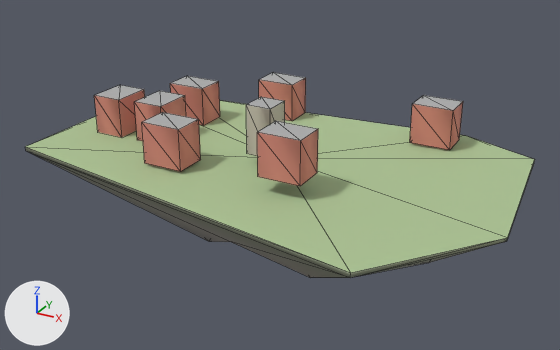
One commit to the glTF model godot_project/remake/sky/islands/SKY-038.lod2.glb: the scene before it, then after it.
One viewpoint serves both versions: a 50 mm camera at (145.0, -265.0, 124.0) aimed at (1.0, -2.0, -7.0). The lights are fixed; the arrows at lower left show +X, +Y and +Z. The first picture is the older version. Mesh edges are drawn as thin lines. Vertices at exactly the same position are counted once.

Before the edit, the objects in view are built like this:
```python
me_buildings = bpy.data.meshes.new('buildings')
me_buildings.from_pydata(...)  # 64 vertices, 80 faces; spans x -87.6..60.2, y -34.9..56.2, z -0.3..25.8
me_buildings.materials.append(mat_sky_lod_bldg)
me_deck = bpy.data.meshes.new('deck')
me_deck.from_pydata(...)  # 8 vertices, 7 faces; spans x -103.0..101.0, y -72.0..63.0, z 0.0
me_deck.materials.append(mat_sky_deck)
me_rock = bpy.data.meshes.new('rock')
me_rock.from_pydata(...)  # 27 vertices, 45 faces; spans x -103.0..101.0, y -72.0..63.0, z -46.0..0.0
me_rock.materials.append(mat_sky_rock)
ob_buildings = bpy.data.objects.new('buildings', me_buildings)
ob_buildings.location = (0.0, 0.0, 0.0)
ob_deck = bpy.data.objects.new('deck', me_deck)
ob_deck.location = (0.0, 0.0, 0.0)
ob_rock = bpy.data.objects.new('rock', me_rock)
ob_rock.location = (0.0, 0.0, 0.0)
```
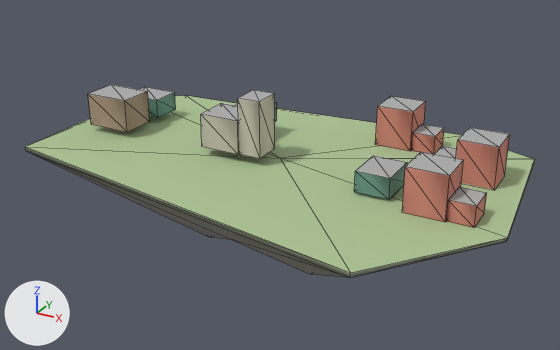
What changed in the scene script:
```text
Change me_buildings:
    used by ob_buildings; location = (0.0, 0.0, 0.0)
    remove me_buildings.from_pydata(...)  # 64 vertices, 80 faces; spans x -87.6..60.2, y -34.9..56.2, z -0.3..25.8
    add me_buildings.from_pydata(...)  # 96 vertices, 120 faces; spans x -91.3..89.2, y -24.7..48.6, z -0.4..27.9
    me_buildings part 1: the loose piece of 8 vertices spanning x -8.3..2.7, y -13.6..-1.6, z 4.8..25.8 is scaled about its middle by (0.909, 1.04, 1.15), then moved by (-4.7, 0.8, 0.4)
    me_buildings part 2: the loose piece of 8 vertices spanning x -44.3..-26.3, y -34.9..-20.9, z 1.2..19.0 is scaled about its middle by (1, 1.14, 0.82), then moved by (13.8, 22.4, 0.8)
    me_buildings part 3: the loose piece of 8 vertices spanning x 42.2..60.2, y 40.0..54.0, z 0.9..18.7 is scaled about its middle by (0.889, 1.14, 1), then moved by (-13.9, -6.4, -0.8)
    me_buildings part 4: the loose piece of 8 vertices spanning x -35.1..-17.1, y 42.2..56.2, z -0.1..17.7 is scaled about its middle by (0.556, 0.893, 0.461), then moved by (76.4, -9.3, -4.7)
    me_buildings part 5: the loose piece of 8 vertices spanning x 9.3..27.3, y -34.9..-20.9, z 6.6..24.4 is scaled about its middle by (0.889, 1.14, 1), then moved by (52.9, 11.2, -6.5)
    me_buildings part 6: the loose piece of 8 vertices spanning x -64.9..-50.9, y -13.6..4.4, z 0.4..18.2 is scaled about its middle by (0.714, 0.694, 0.461), then moved by (142.1, -12.8, -5.1)
    me_buildings part 7: the loose piece of 8 vertices spanning x -68.0..-50.0, y 16.5..30.5, z 0.1..17.9 is scaled about its middle by (0.889, 1.14, 1), then moved by (138.0, -4.6, -0.5)
    me_buildings part 8: the loose piece of 8 vertices spanning x -87.6..-73.7, y -13.6..4.4, z -0.3..17.5 is scaled about its middle by (0.714, 0.694, 0.461), then moved by (146.6, 24.3, -4.9)
    me_buildings part 9: the loose piece of 8 vertices spanning x -87.6..-73.7, y -13.6..4.4, z -0.3..17.5 is copied, and the copy is scaled about its middle by (1.5, 0.889, 0.82), then moved by (-0.2, -0.9, 1.7); it spans x -91.3..-70.3, y -13.5..2.5, z 3.0..17.6
    me_buildings part 10: the loose piece of 8 vertices spanning x -35.1..-17.1, y 42.2..56.2, z -0.1..17.7 is copied, and the copy is scaled about its middle by (0.778, 1.25, 0.483), then moved by (3.1, -32.8, 1.3); it spans x -30.0..-16.0, y 7.7..25.2, z 5.7..14.3
    me_buildings part 11: the loose piece of 8 vertices spanning x 9.3..27.3, y -34.9..-20.9, z 6.6..24.4 is copied, and the copy is scaled about its middle by (0.778, 1.25, 0.483), then moved by (30.5, 17.9, -10.3); it spans x 41.8..55.8, y -18.8..-1.3, z 0.9..9.5
    me_buildings part 12: the loose piece of 8 vertices spanning x -87.6..-73.7, y -13.6..4.4, z -0.3..17.5 is copied, and the copy is scaled about its middle by (1.25, 0.778, 0.483), then moved by (2.0, 19.8, -1.1); it spans x -87.4..-69.9, y 8.2..22.2, z 3.2..11.8
```

Location of each change, [x1, y1, x2, y2] in pixels of the pictures (560 x 350 px; the box of a moved part takes in the faces that stretch with it):
'buildings', reshaped (14% wider, 26% taller)
    before: [94, 73, 463, 186]
    after: [88, 85, 510, 228]
part 1 of me_buildings, moved or reshaped
    before: [246, 97, 285, 156]
    after: [238, 90, 275, 159]
part 2 of me_buildings, moved or reshaped
    before: [142, 112, 201, 172]
    after: [201, 103, 239, 155]
part 3 of me_buildings, moved or reshaped
    before: [410, 95, 463, 150]
    after: [375, 96, 426, 151]
part 4 of me_buildings, moved or reshaped
    before: [259, 73, 306, 121]
    after: [411, 124, 444, 154]
part 5 of me_buildings, moved or reshaped
    before: [257, 121, 318, 186]
    after: [402, 152, 464, 222]
part 6 of me_buildings, moved or reshaped
    before: [135, 91, 186, 141]
    after: [446, 187, 487, 228]
part 7 of me_buildings, moved or reshaped
    before: [170, 76, 220, 126]
    after: [456, 127, 510, 190]
part 8 of me_buildings, moved or reshaped (mostly hidden afterwards)
    before: [94, 85, 145, 137]
    after: [435, 146, 457, 158]
part 9 of me_buildings, added (brown)
    after: [88, 85, 150, 132]
part 10 of me_buildings, added (mostly hidden)
    after: [235, 102, 277, 121]
part 11 of me_buildings, added
    after: [354, 156, 407, 200]
part 12 of me_buildings, added
    after: [139, 87, 176, 118]
